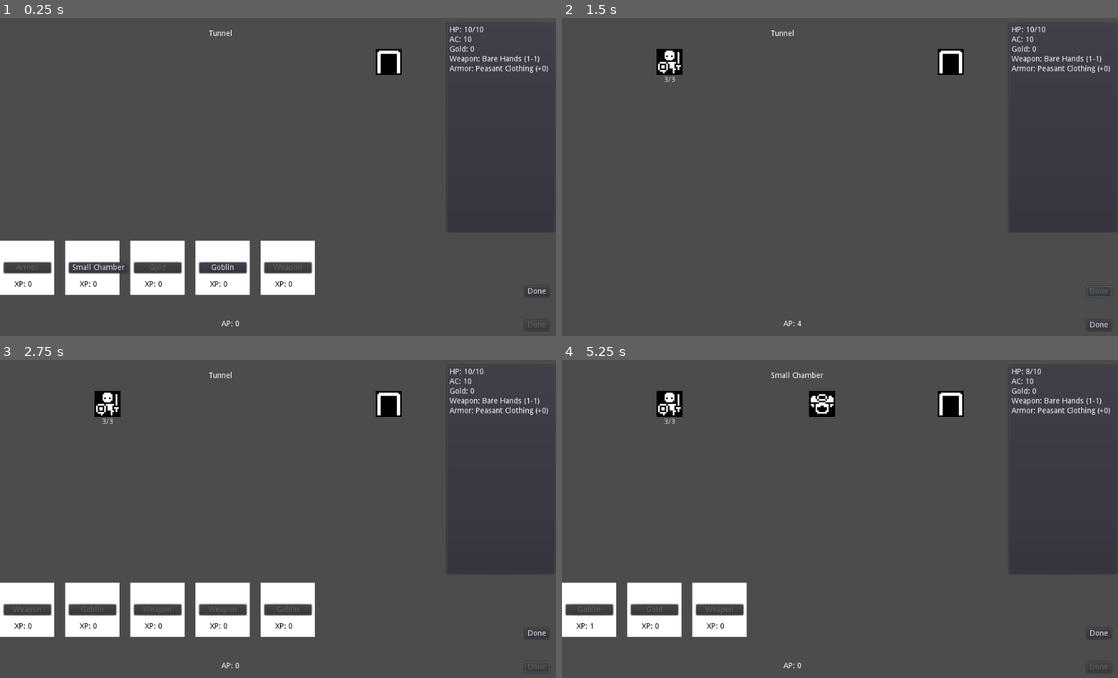
Above: before the commit, frames 1-4 (two rows, left to right).
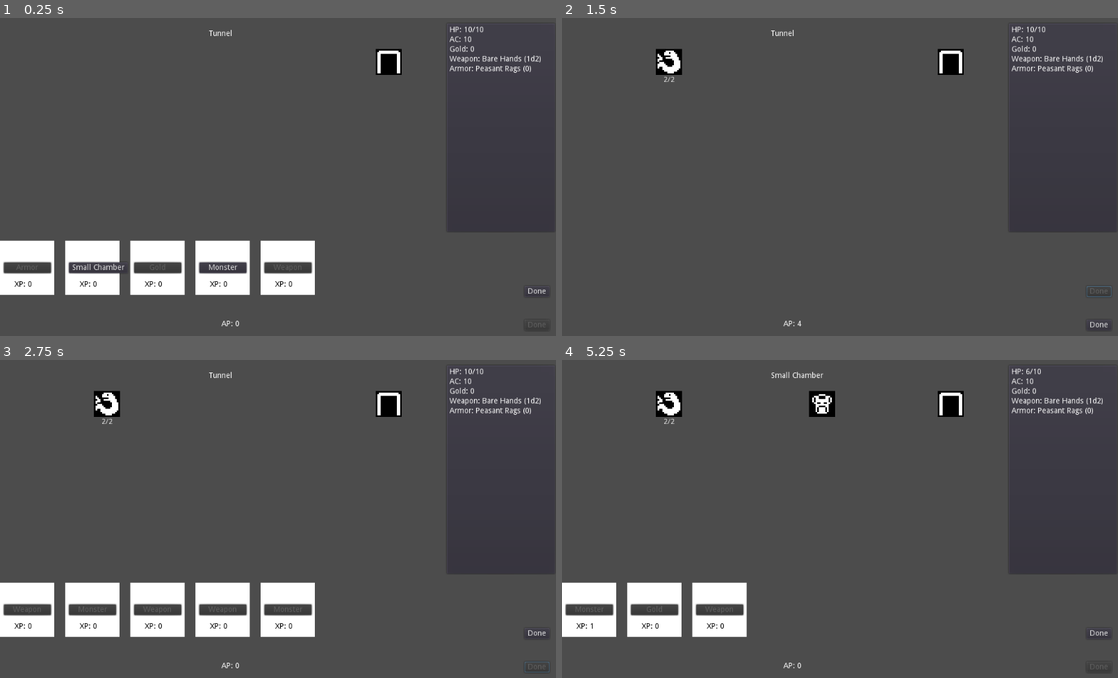
Above: after the commit, the same moments.

Repository: doctor-g/7DRL-2021
Game: Godot game, scene res://src/Game.tscn
The game is run twice, just before and just after one commit, with the same random seed, the same clock (stepped at 60 frames per second) and the same inputs.
Inputs (mouse positions are in pixels of both pictures, inside the frame that each line leads up to):
- Up to frame 1 (0.25 s): no input
- Up to frame 2 (1.5 s): click (784, 269) at 0.5 s, where only the run before the commit has a clickable "Goblin"; click "Done" at 1.25 s
- Up to frame 3 (2.75 s): click "Done" at 2 s
- Up to frame 4 (5.25 s): click "Done" at 2.75 s; click "Done" at 3.5 s; click "Small Chamber" at 4.25 s; click "Armor" at 5 s

The runs differ from the first frame. In frame 1, 0.2% of the frame differs, in the area x 37-99%, y 11-80%; in frame 2, 0.3%; in frame 3, 0.3%; in frame 4, 0.4%, in the area x 2-99%, y 2-80%.

Commit message:
Use random item and monster generation

Diff:
--- a/project/src/Armor/Armor.gd
+++ /dev/null
@@ -1,10 +0,0 @@
-extends Node
-
-var ac_bonus := 0
-
-func _init(_ac_bonus).():
-	ac_bonus = _ac_bonus
-
-
-func get_name() -> String:
-	return "%s (+%d)" % [name, ac_bonus]
--- a/project/src/Armor/LeatherArmor.gd
+++ /dev/null
@@ -1,4 +0,0 @@
-extends "res://src/Armor/Armor.gd"
-
-func _init().(+2):
-	name = "Leather Armor"
--- a/project/src/Armor/PeasantClothes.gd
+++ /dev/null
@@ -1,4 +0,0 @@
-extends "res://src/Armor/Armor.gd"
-
-func _init().(0):
-	name = "Peasant Clothing"
--- a/project/src/Cards/Armor.gd
+++ /dev/null
@@ -1,16 +0,0 @@
-extends Node
-
-func _init():
-	name = "Armor"
-
-
-func can_play(game:Game) -> bool:
-	return game.has_monster() and game.count_items() < game.room.max_items
-
-
-func execute(game:Game) -> void:
-	var armor = preload("res://src/Items/Item.tscn").instance()
-	armor.frame = 81
-	armor.type = load("res://src/Items/ArmorType.gd").new()
-	armor.type.armor = load("res://src/Armor/LeatherArmor.gd").new()
-	game.add_item(armor)
--- /dev/null
+++ b/project/src/Cards/ArmorCard.gd
@@ -0,0 +1,31 @@
+extends Node
+
+var _armors = {
+	0: [
+		[ "Padded Armor", +2, 80 ],
+		[ "Leather Armor", +2, 80 ],
+		[ "Heavy Clothes", +1, 85 ]
+	]
+}
+
+func _init():
+	name = "Armor"
+
+
+func can_play(game:Game) -> bool:
+	return game.has_monster() and game.count_items() < game.room.max_items
+
+
+func execute(game:Game) -> void:
+	var armor_data = _select_armor(0)
+	var armor = preload("res://src/Items/Item.tscn").instance()
+	armor.set_script(load("res://src/Items/Armor.gd"))
+	armor.name = armor_data[0]
+	armor.ac_bonus = armor_data[1]
+	armor.frame = armor_data[2]
+	game.add_item(armor)
+
+
+func _select_armor(level:int)->Array:
+	var options : Array = _armors[level]
+	return options[randi()%options.size()]
--- a/project/src/Cards/Goblin.gd
+++ /dev/null
@@ -1,13 +0,0 @@
-extends Node
-
-func _init():
-	name = "Goblin"
-
-
-func can_play(game:Game) -> bool:
-	return game.count_monsters() < game.room.max_monsters
-
-
-func execute(game:Game) -> void:
-	var goblin = preload("res://src/Monsters/Goblin.tscn").instance()
-	game.add_monster(goblin)
--- a/project/src/Cards/Gold.gd
+++ b/project/src/Cards/GoldCard.gd
@@ -1,4 +1,8 @@
 extends Node
+
+var _range = {
+	0: "2d10"
+}
 
 func _init():
 	name = "Gold"
@@ -10,7 +14,7 @@
 
 func execute(game:Game) -> void:
 	var item = preload("res://src/Items/Item.tscn").instance()
+	item.set_script(load("res://src/Items/Gold.gd"))
+	item.amount = Dice.roll(_range[0])
 	item.frame = 803
-	item.type = load("res://src/Items/GoldType.gd").new()
-	item.type.amount = 100
 	game.add_item(item)
--- /dev/null
+++ b/project/src/Cards/MonsterCard.gd
@@ -0,0 +1,34 @@
+extends Node
+
+var _monsters = {
+	0: [
+		# Name, HP, damage, ac, frame
+		[ "Rat", 2, "1d3", 10, 415 ],
+		[ "Snake", 2, "1d3+1", 11, 412 ],
+		[ "Bat", 1, "1d2", 12, 410 ]
+	]
+}
+
+
+func _init():
+	name = "Monster"
+
+
+func can_play(game:Game) -> bool:
+	return game.count_monsters() < game.room.max_monsters
+
+
+func execute(game:Game) -> void:
+	var monster_data = _get_random_monster(0)
+	var monster = preload("res://src/Monsters/Monster.tscn").instance()
+	monster.name = monster_data[0]
+	monster.max_hp = monster_data[1]
+	monster.damage = monster_data[2]
+	monster.ac = monster_data[3]
+	monster.frame = monster_data[4]
+	game.add_monster(monster)
+
+
+func _get_random_monster(level:int)->Array:
+	var options : Array = _monsters[level]
+	return options[randi()%options.size()]
--- a/project/src/Cards/Weapon.gd
+++ /dev/null
@@ -1,16 +0,0 @@
-extends Node
-
-func _init():
-	name = "Weapon"
-
-
-func can_play(game:Game) -> bool:
-	return game.has_monster() and game.count_items() < game.room.max_items
-
-
-func execute(game:Game) -> void:
-	var weapon = preload("res://src/Items/Item.tscn").instance()
-	weapon.frame = 323
-	weapon.type = load("res://src/Items/WeaponType.gd").new()
-	weapon.type.weapon = load("res://src/Weapons/Dagger.gd").new()
-	game.add_item(weapon)
--- /dev/null
+++ b/project/src/Cards/WeaponCard.gd
@@ -0,0 +1,32 @@
+extends Node
+
+var _weapons = {
+	0: [
+		["Dagger", "1d4", 324],
+		["Club", "1d6", 128],
+		["Bone", "1d6", 608]
+	]
+}
+
+
+func _init():
+	name = "Weapon"
+
+
+func can_play(game:Game) -> bool:
+	return game.has_monster() and game.count_items() < game.room.max_items
+
+
+func execute(game:Game) -> void:
+	var weapon_data = _get_random_weapon(0)
+	var weapon = preload("res://src/Items/Item.tscn").instance()
+	weapon.set_script(load("res://src/Items/Weapon.gd"))
+	weapon.name = weapon_data[0]
+	weapon.damage = weapon_data[1]
+	weapon.frame = weapon_data[2]
+	game.add_item(weapon)
+
+
+func _get_random_weapon(level:int) -> Array:
+	var options : Array = _weapons[level]
+	return options[randi() % options.size()]
--- a/project/src/Game.gd
+++ b/project/src/Game.gd
@@ -19,11 +19,11 @@
 	$PlayerInfoPanel.init(player)
 
 	# Load the cards
-	var test = ["Armor.gd", "SmallChamber.gd", "Gold.gd", "Goblin.gd", "Weapon.gd", "Weapon.gd", "Goblin.gd", "Weapon.gd",
-	 "Weapon.gd", "Goblin.gd"]
+	var test = ["Armor", "Room", "Gold", "Monster", "Weapon", "Weapon", "Monster", "Weapon",
+	 "Weapon", "Monster"]
 	for script in test:
 		var card = _Card.instance()
-		card.command = load("res://src/Cards/%s" % script).new()
+		card.command = load("res://src/Cards/%sCard.gd" % script).new()
 		_deck.append(card)
 	_draw_hand()
 
@@ -159,7 +159,7 @@
 func _on_Item_looted(item)->void:
 	if ap > 0:
 		item.pickup(player)
-		item.queue_free()
+		item.get_parent().remove_child(item)
 		ap -= 1
 
 		item.disconnect("pressed", self, "_on_Item_looted")
@@ -187,7 +187,8 @@
 		var roll := Dice.roll("d20")
 		var message := "You are attacked by the %s (%d). " % [monster.name, roll]
 		if roll >= player.ac:
-			print(message + "It hits!")
-			player.hp -= 2
+			var damage = Dice.roll(monster.damage)
+			print(message + "It hits for %d!" % damage)
+			player.hp -= damage
 		else:
 			print(message + "It misses!")
--- /dev/null
+++ b/project/src/Items/Armor.gd
@@ -0,0 +1,11 @@
+extends "res://src/Items/Item.gd"
+
+var ac_bonus: int
+
+
+func pickup(player)->void:
+	player.armor = self
+
+
+func get_name() -> String:
+	return "%s (%d)" % [name, ac_bonus]
--- a/project/src/Items/ArmorType.gd
+++ /dev/null
@@ -1,6 +0,0 @@
-extends Node
-
-var armor
-
-func pickup(player)->void:
-	player.armor = armor
--- /dev/null
+++ b/project/src/Items/Gold.gd
@@ -0,0 +1,7 @@
+extends "res://src/Items/Item.gd"
+
+var amount : int
+
+
+func pickup(player)->void:
+	player.gold += amount
--- a/project/src/Items/GoldType.gd
+++ /dev/null
@@ -1,6 +0,0 @@
-extends Node
-
-var amount := 100
-
-func pickup(player):
-	player.gold += amount
--- /dev/null
+++ b/project/src/Items/Weapon.gd
@@ -0,0 +1,15 @@
+extends "res://src/Items/Item.gd"
+
+var damage: String
+
+
+func pickup(player)->void:
+	player.weapon = self
+
+
+func get_name() -> String:
+	return "%s (%s)" % [name, damage]
+
+
+func compute_damage():
+	return Dice.roll(damage)
--- a/project/src/Items/WeaponType.gd
+++ /dev/null
@@ -1,6 +0,0 @@
-extends Node
-
-var weapon
-
-func pickup(player)->void:
-	player.weapon = weapon
--- a/project/src/Monsters/Monster.gd
+++ b/project/src/Monsters/Monster.gd
@@ -3,9 +3,11 @@
 signal pressed
 signal defeated
 
-var max_hp := 3
-var hp := max_hp setget _set_hp
+var max_hp : int setget _set_max_hp
+var hp : int setget _set_hp
 var ac := 10
+var damage : String
+var frame : int setget _set_frame
 
 func _ready():
 	_update_hp_label()
@@ -19,6 +21,11 @@
 	$HpLabel.text = "%d/%d" % [hp, max_hp]
 
 
+func _set_max_hp(value):
+	max_hp = value
+	_set_hp(value)
+
+
 func _set_hp(value):
 	hp = value if value >= 0 else 0 # The built-in "max" operates on floats
 	_update_hp_label()
@@ -26,6 +33,10 @@
 		emit_signal("defeated")
 
 
+func _set_frame(new_frame):
+	$Sprite.frame = new_frame
+
+
 func _input_event(_viewport, event, _shape_idx):
 	if event is InputEventMouseButton and event.pressed:
 		emit_signal("pressed")
--- a/project/src/Monsters/Goblin.tscn
+++ b/project/src/Monsters/Monster.tscn
@@ -1,13 +1,14 @@
 [gd_scene load_steps=4 format=2]
 
-[ext_resource path="res://src/OneBitSprite.tscn" type="PackedScene" id=1]
-[ext_resource path="res://src/Monsters/Monster.gd" type="Script" id=2]
+[ext_resource path="res://src/Monsters/Monster.gd" type="Script" id=1]
+[ext_resource path="res://src/OneBitSprite.tscn" type="PackedScene" id=2]
 
 [sub_resource type="RectangleShape2D" id=1]
 extents = Vector2( 29.317, 32.9902 )
 
-[node name="Goblin" type="Area2D"]
-script = ExtResource( 2 )
+[node name="Monster" type="Area2D"]
+position = Vector2( -1, 0 )
+script = ExtResource( 1 )
 
 [node name="HpLabel" type="Label" parent="."]
 margin_left = -10.1136
--- a/project/src/Player.gd
+++ b/project/src/Player.gd
@@ -10,10 +10,28 @@
 
 var max_hp := 10
 var hp := max_hp setget _set_hp
-var weapon = load("res://src/Weapons/BareHands.gd").new() setget _set_weapon
-var armor = load("res://src/Armor/PeasantClothes.gd").new()  setget _set_armor
+var weapon = _make_starting_weapon() setget _set_weapon
+var armor = _make_starting_armor() setget _set_armor
 var gold := 0 setget _set_gold
 var ac := 10 setget _set_ac
+
+
+func _make_starting_armor():
+	var rags = preload("res://src/Items/Item.tscn").instance()
+	rags.set_script(load("res://src/Items/Armor.gd"))
+	rags.ac_bonus = 0
+	rags.frame = 85
+	rags.name = "Peasant Rags"
+	return rags
+
+
+func _make_starting_weapon():
+	var fists = preload("res://src/Items/Item.tscn").instance()
+	fists.set_script(load("res://src/Items/Weapon.gd"))
+	fists.name = "Bare Hands"
+	fists.damage = "1d2"
+	fists.frame = 89
+	return fists
 
 
 func _set_hp(value):
--- a/project/src/Weapons/BareHands.gd
+++ /dev/null
@@ -1,4 +0,0 @@
-extends "res://src/Weapons/Weapon.gd"
-
-func _init().(1,1):
-	name = "Bare Hands"
--- a/project/src/Weapons/Dagger.gd
+++ /dev/null
@@ -1,4 +0,0 @@
-extends "res://src/Weapons/Weapon.gd"
-
-func _init().(1,3):
-	name = "Dagger"
--- a/project/src/Weapons/Weapon.gd
+++ /dev/null
@@ -1,18 +0,0 @@
-extends Node
-
-var min_damage : int
-var max_damage : int
-
-func _init(mindmg, maxdmg).():
-	assert(mindmg <= maxdmg)
-	assert(mindmg>0)
-	min_damage = mindmg
-	max_damage = maxdmg
-
-
-func get_name() -> String:
-	return "%s (%d-%d)" % [name, min_damage, max_damage]
-
-
-func compute_damage():
-	return 1 if max_damage == min_damage else randi() % (max_damage - min_damage) + min_damage
Renamed: project/src/Cards/SmallChamber.gd -> project/src/Cards/RoomCard.gd
Not shown: 1 places in project/src/Monsters/Monster.tscn that only renumber resources
